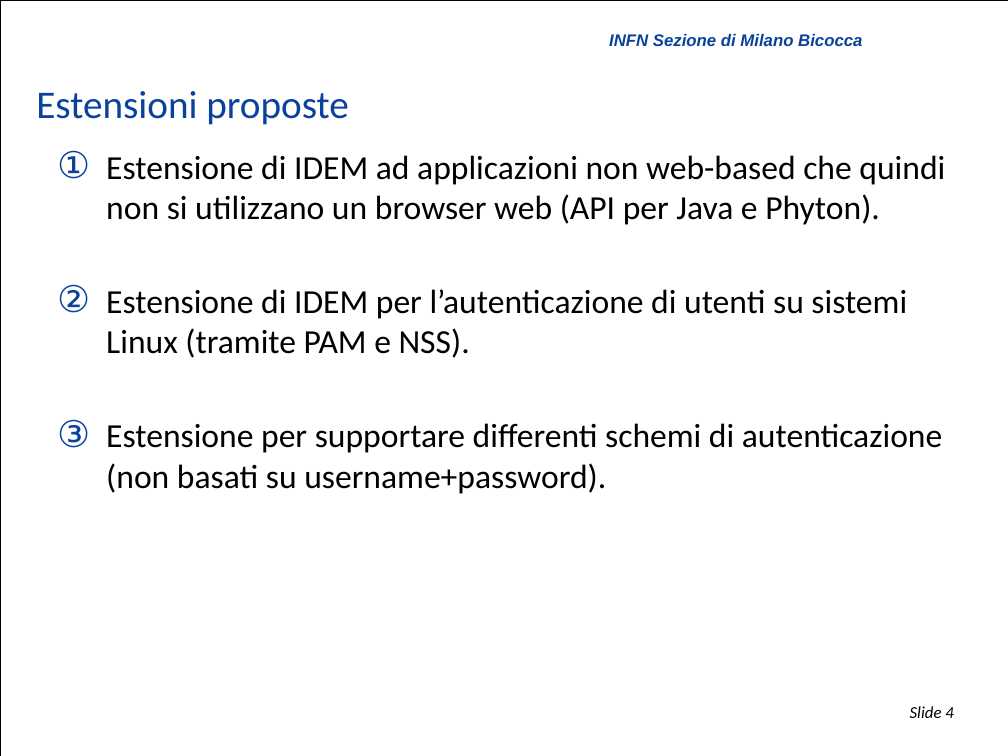
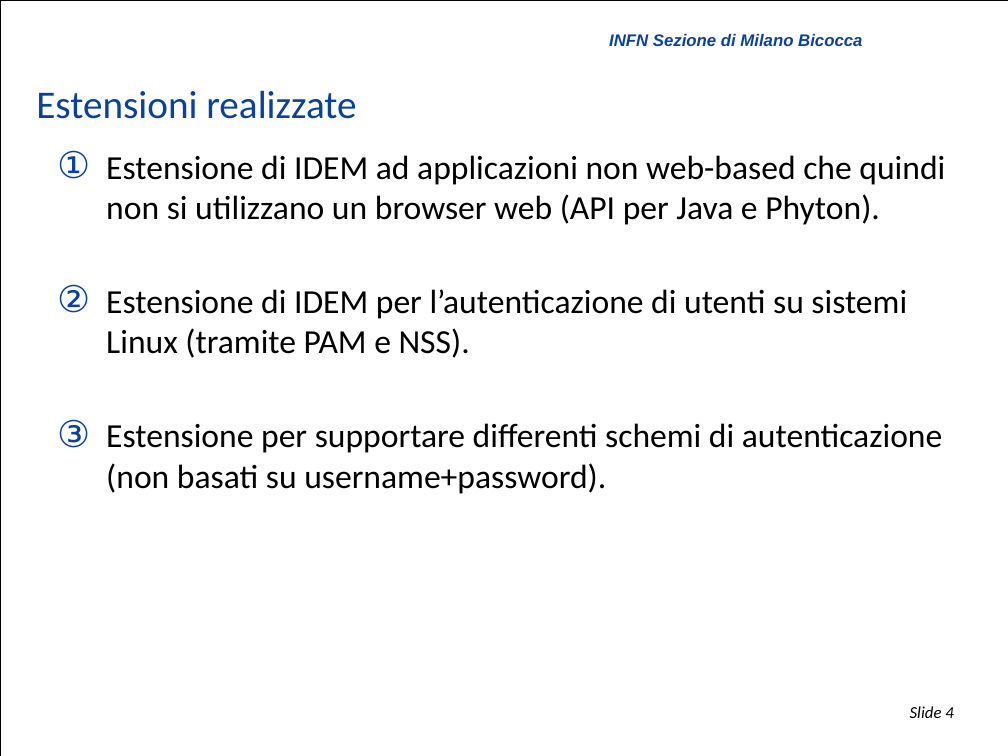
Before and after one commit to biancini/Shibboleth-Authentication, a slide deck: slide 4 of ShibbolethExtensions.pptx. Drawn at 1008x756 pixels with LibreOffice and Linux fonts; fonts in the diff are those of the drawing; background and template pictures are left out. Boxes give left, top, right and bottom in pixels: in the first picture for what was removed or moved away, otherwise in the second. Text is boxed around its words. In the diff, an @@ line names an element or a change of style, - is before the commit and + after.

```diff
--- a/ShibbolethExtensions.pptx
+++ b/ShibbolethExtensions.pptx
@@ title at box(36, 90, 356, 119): text changed @@
-Estensioni proposte
+Estensioni realizzate
```
Also in this commit, not shown: 6 other slides changed, 1 slide added, 1 slide removed.
